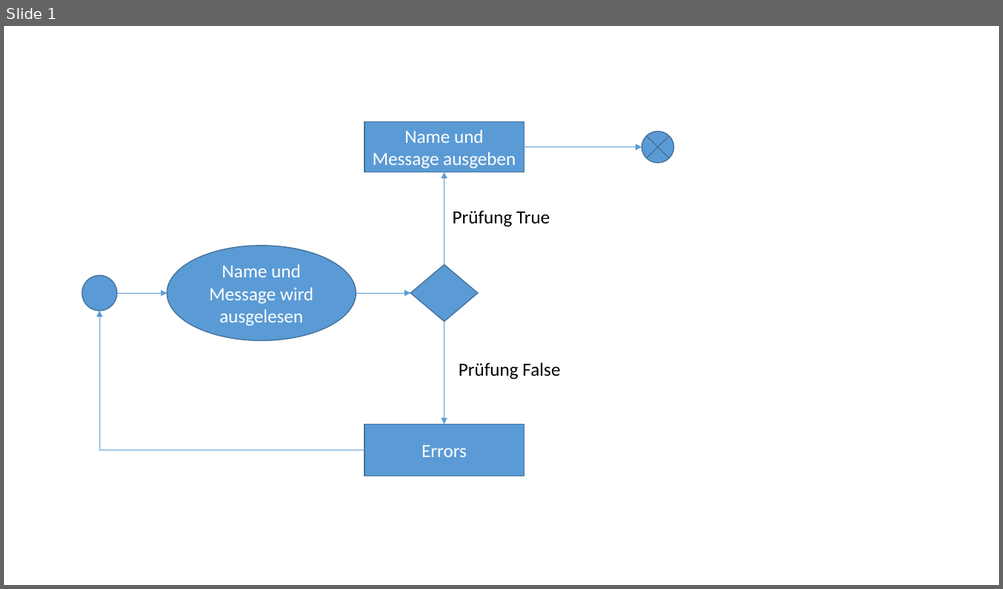
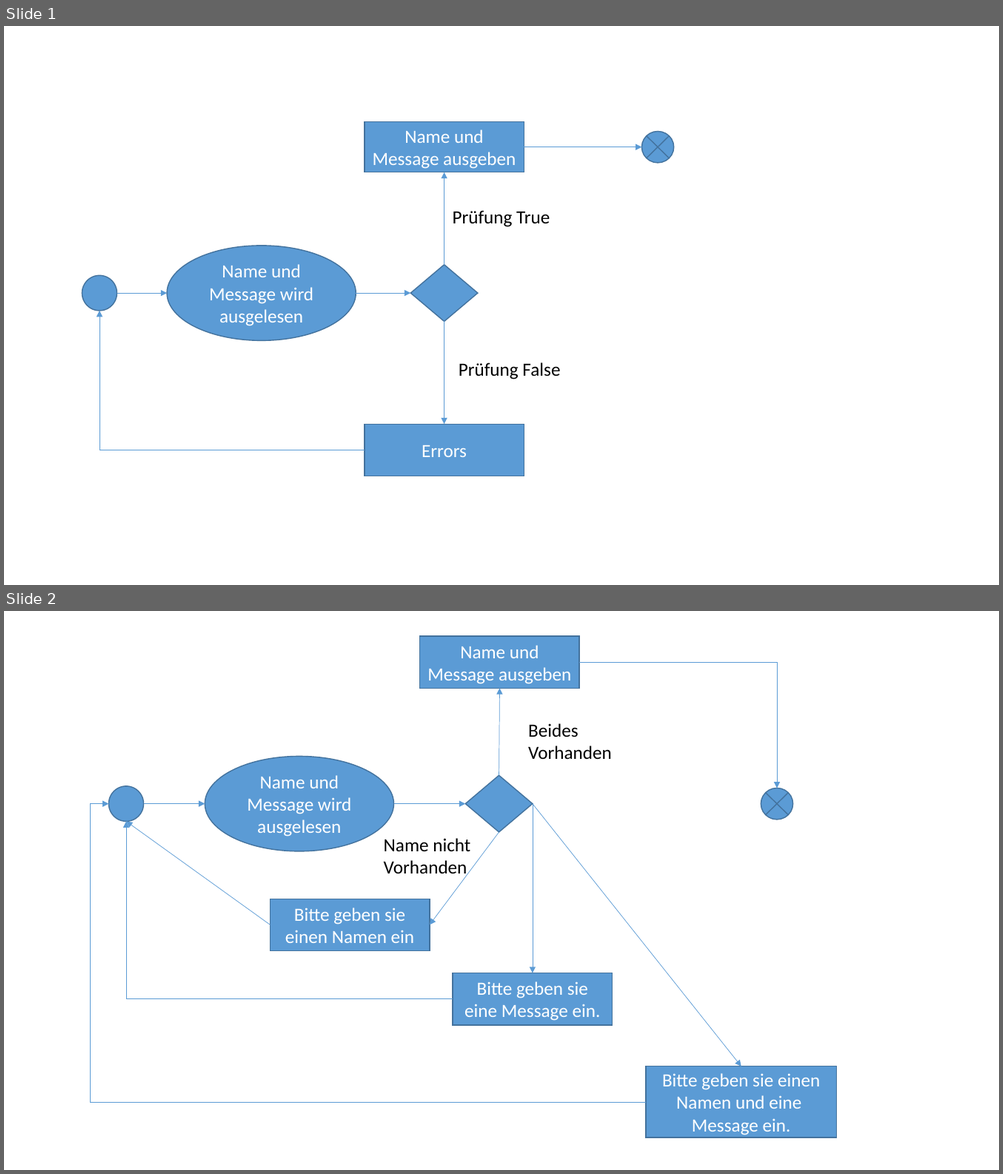
Before and after one commit to JonasSchmid/guestbook, a slide deck: documents/Flussdiagramm.pptx. Shown one above the other, each under a label of ours: slide 1 before the commit, slides 1 and 2 after it. The pictures are 1003x589 and 1003x1174 pixels, drawn with LibreOffice and Linux fonts; fonts in the diff are those of the drawing. Boxes give left, top, right and bottom in pixels: in the first picture for what was removed or moved away, otherwise in the second. Text is boxed around its words. In the diff, an @@ line names an element or a change of style, - is before the commit and + after.

```diff
--- a/documents/Flussdiagramm.pptx
+++ b/documents/Flussdiagramm.pptx
@@ slide 2 added at (x1=4, y1=611, x2=999, y2=1170), background #FFFFFF @@
@@ rectangle added at (x1=420, y1=636, x2=579, y2=689), fill #5B9BD5, outline #43739E 1 pt, 18 pt, text #FFFFFF @@
+Name und Message ausgeben
@@ elbow arrow added from (579, 663) to (777, 789), #5B9BD5 0.5 pt @@
@@ arrow added from (498, 776) to (499, 688), #5B9BD5 0.5 pt @@
@@ text added at (x1=528, y1=723, x2=612, y2=759), 18 pt, text #000000 @@
+Beides Vorhanden
@@ ellipse added at (x1=205, y1=757, x2=393, y2=852), fill #5B9BD5, outline #43739E 1 pt, 18 pt, text #FFFFFF @@
+Name und Message wird ausgelesen
@@ ellipse added at (x1=108, y1=786, x2=144, y2=821), fill #5B9BD5, outline #43739E 1 pt @@
@@ diamond added at (x1=465, y1=776, x2=532, y2=832), fill #5B9BD5, outline #43739E 1 pt @@
@@ elbow arrow added from (646, 1102) to (108, 804), #5B9BD5 0.5 pt @@
@@ arrow added from (144, 804) to (205, 804), #5B9BD5 0.5 pt @@
@@ arrow added from (393, 804) to (465, 804), #5B9BD5 0.5 pt @@
@@ arrow added from (532, 804) to (741, 1067), #5B9BD5 0.5 pt @@
@@ arrow added from (532, 804) to (532, 974), #5B9BD5 0.5 pt @@
@@ flow chart summing junction added at (x1=760, y1=789, x2=793, y2=820), fill #5B9BD5, outline #43739E 1 pt @@
@@ arrow added from (270, 925) to (126, 821), #5B9BD5 0.5 pt @@
@@ elbow arrow added from (452, 999) to (126, 821), #5B9BD5 0.5 pt @@
@@ arrow added from (498, 832) to (430, 925), #5B9BD5 0.5 pt @@
@@ text added at (x1=384, y1=838, x2=470, y2=879), 18 pt, text #000000 @@
+Name nicht Vorhanden
@@ rectangle added at (x1=270, y1=899, x2=430, y2=951), fill #5B9BD5, outline #43739E 1 pt, 18 pt, text #FFFFFF @@
+Bitte geben sie einen Namen ein
@@ rectangle added at (x1=452, y1=974, x2=612, y2=1026), fill #5B9BD5, outline #43739E 1 pt, 18 pt, text #FFFFFF @@
+Bitte geben sie eine Message ein.
@@ rectangle added at (x1=646, y1=1067, x2=836, y2=1139), fill #5B9BD5, outline #43739E 1 pt, 18 pt, text #FFFFFF @@
+Bitte geben sie einen Namen und eine Message ein.
```
Also in this commit, not shown: 4 other files.
